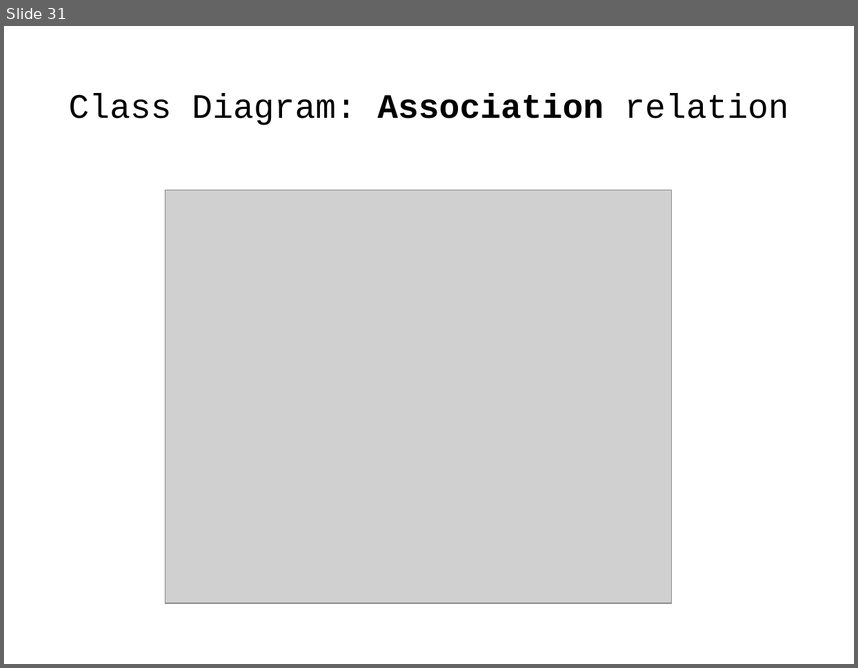
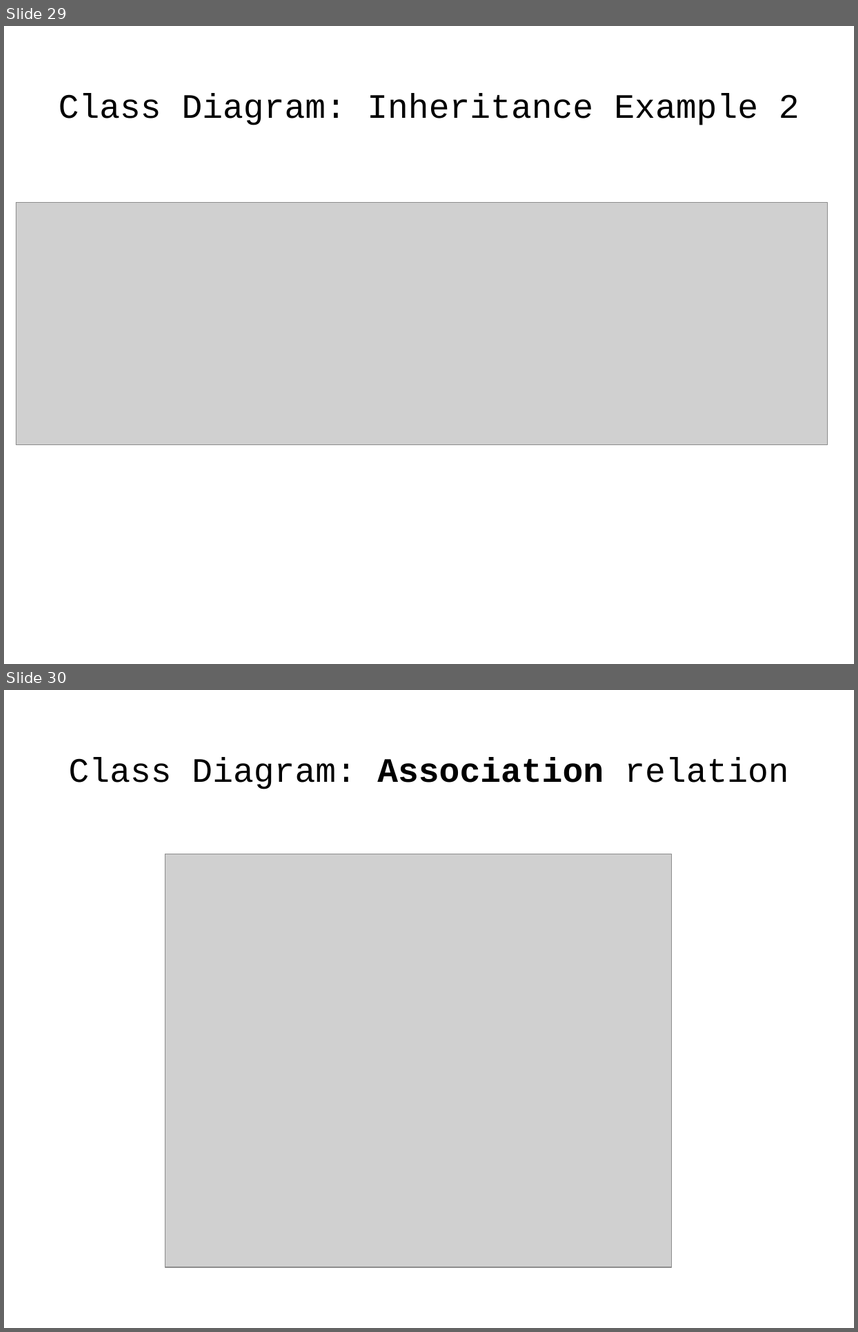
Before and after one commit to j-avdeev/EnterpriseSystemsDevelopment, a slide deck: Lec5 - UML-Requirements-Use Case/Enterprise System Development - lec day5 - UML-Requirements-Use Case.odp. Shown one above the other, each under a label of ours: slide 31 before the commit, slides 29 and 30 after it. The pictures are 858x668 and 858x1332 pixels, drawn with LibreOffice and Linux fonts; fonts in the diff are those of the drawing; grey boxes stand for pictures. Boxes give left, top, right and bottom in pixels: in the first picture for what was removed or moved away, otherwise in the second. Text is boxed around its words. In the diff, an @@ line names an element or a change of style, - is before the commit and + after.

```diff
--- a/Lec5 - UML-Requirements-Use Case/Enterprise System Development - lec day5 - UML-Requirements-Use Case.odp
+++ b/Lec5 - UML-Requirements-Use Case/Enterprise System Development - lec day5 - UML-Requirements-Use Case.odp
@@ slide 29 added at (x1=4, y1=26, x2=854, y2=664), background #FFFFFF @@
@@ title added at (x1=59, y1=93, x2=800, y2=125), 32 pt, text #000000 @@
+Class Diagram: Inheritance Example 2
@@ picture added at (x1=16, y1=202, x2=828, y2=444) @@
@@ what was slide 31 is now slide 30 @@
```
Also in this commit, not shown: 2 slides changed, 1 other slide added, 3 slides removed, 1 other file.
